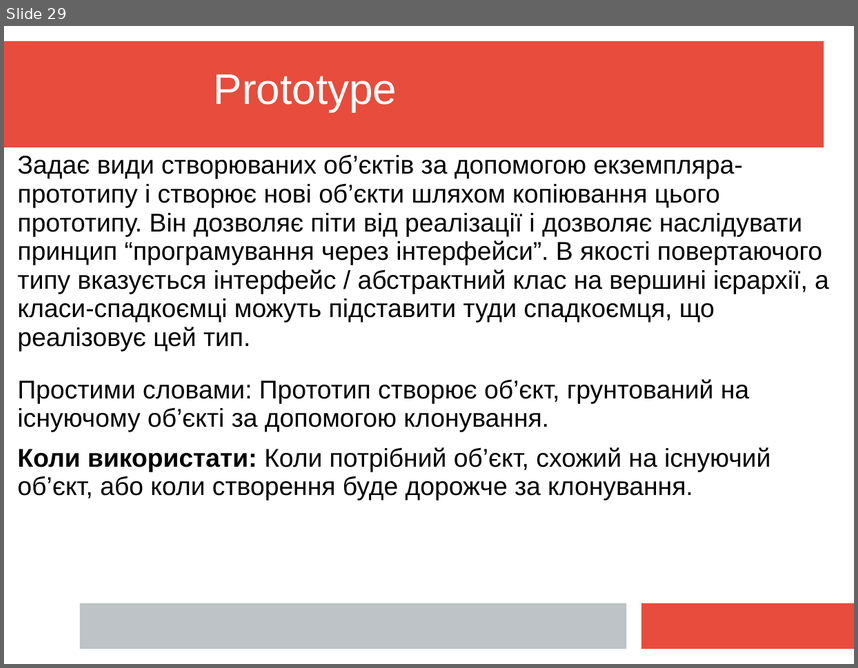
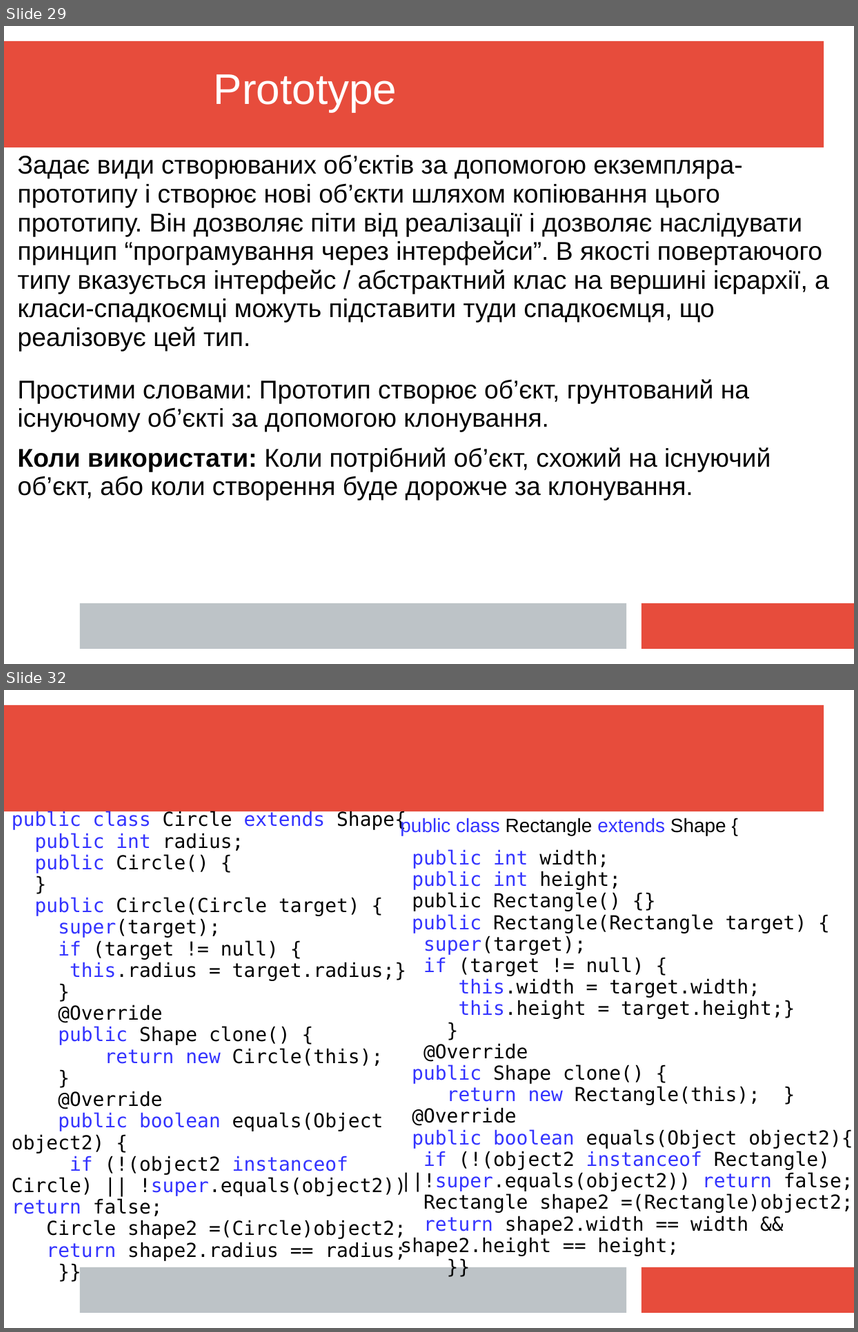
Before and after one commit to mecchmatProjects/JavaCourse, a slide deck: L12_patterns/JavaTutorUkr_12_Patterns.ppt. Shown one above the other, each under a label of ours: slide 29 before the commit, slides 29 and 32 after it; the slides between them are not shown. The pictures are 858x668 and 858x1332 pixels, drawn with LibreOffice and Linux fonts; fonts in the diff are those of the drawing. Boxes give left, top, right and bottom in pixels: in the first picture for what was removed or moved away, otherwise in the second. Text is boxed around its words. In the diff, an @@ line names an element or a change of style, - is before the commit and + after.

```diff
--- a/L12_patterns/JavaTutorUkr_12_Patterns.ppt
+++ b/L12_patterns/JavaTutorUkr_12_Patterns.ppt
@@ slide 32 added at [4,690,854,1328], background #FFFFFF; not listed: 3 template elements that a slide beside it also shows @@
@@ text added at [12,811,406,1261], 18 pt, text #000000 @@
+public class Circle extends Shape{
+public int radius;
+public Circle() {
+}
+public Circle(Circle target) {
+super(target);
+if (target != null) {
+this.radius = target.radius;}
+}
+@Override
+public Shape clone() {
+return new Circle(this);
+}
+@Override
+public boolean equals(Object object2) {
+if (!(object2 instanceof Circle) || !super.equals(object2)) return false;
+Circle shape2 =(Circle)object2;
+return shape2.radius == radius;
+}}
@@ text added at [400,817,853,1256], 18 pt, text #000000 @@
+public class Rectangle extends Shape {
+public int width;
+public int height;
+public Rectangle() {}
+public Rectangle(Rectangle target) {
+super(target);
+if (target != null) {
+this.width = target.width;
+this.height = target.height;}
+}
+@Override
+public Shape clone() {
+return new Rectangle(this); }
+@Override
+public boolean equals(Object object2){
+if (!(object2 instanceof Rectangle) ||!super.equals(object2)) return false;
+Rectangle shape2 =(Rectangle)object2;
+return shape2.width == width && shape2.height == height;
+}}
```
Also in this commit, not shown: 1 slide changed, 4 other slides added, 2 other files.
